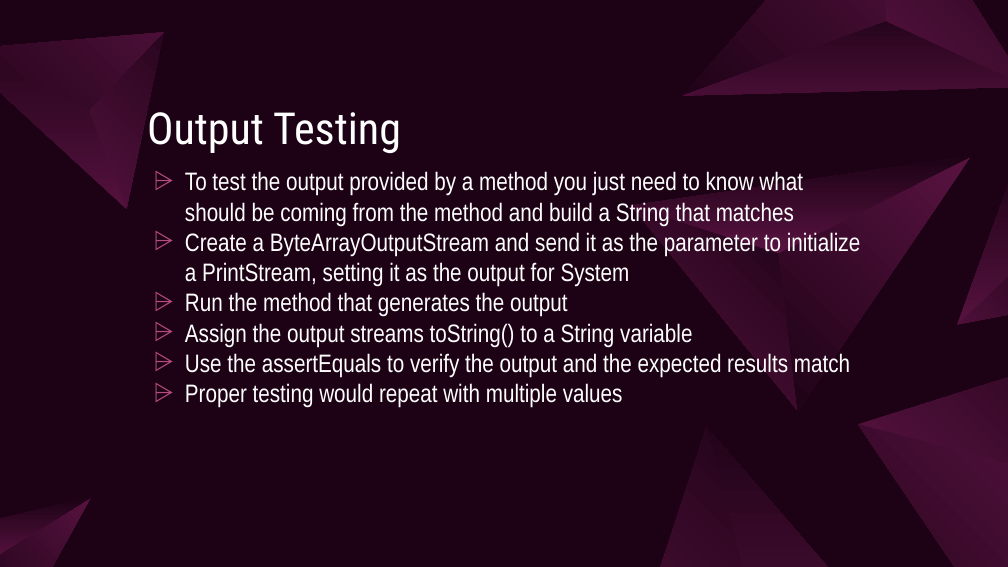
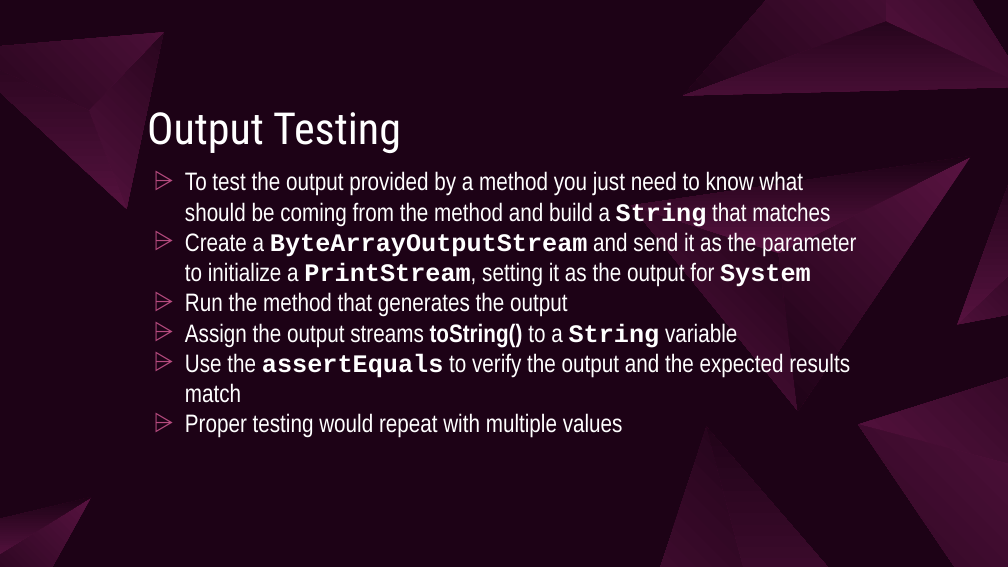
Before and after one commit to CodyHenrichsen-CTEC/JUnitAndReflectionSample, a slide deck: slide 5 of Console Testing.pptx. Drawn at 1008x567 pixels with LibreOffice and Linux fonts; fonts in the diff are those of the drawing. Boxes give left, top, right and bottom in pixels: in the first picture for what was removed or moved away, otherwise in the second. Text is boxed around its words. In the diff, an @@ line names an element or a change of style, - is before the commit and + after.

```diff
--- a/Console Testing.pptx
+++ b/Console Testing.pptx
@@ text at (185, 171, 856, 403): font Arial Narrow to Courier New in "String", "ByteArrayOutputStream PrintStream, System", "String", "assertEquals"; bold on in "String", "ByteArrayOutputStream PrintStream, System", "toString() String", "assertEquals" @@
```
Also in this commit, not shown: 2 other slides changed, 2 other files.
